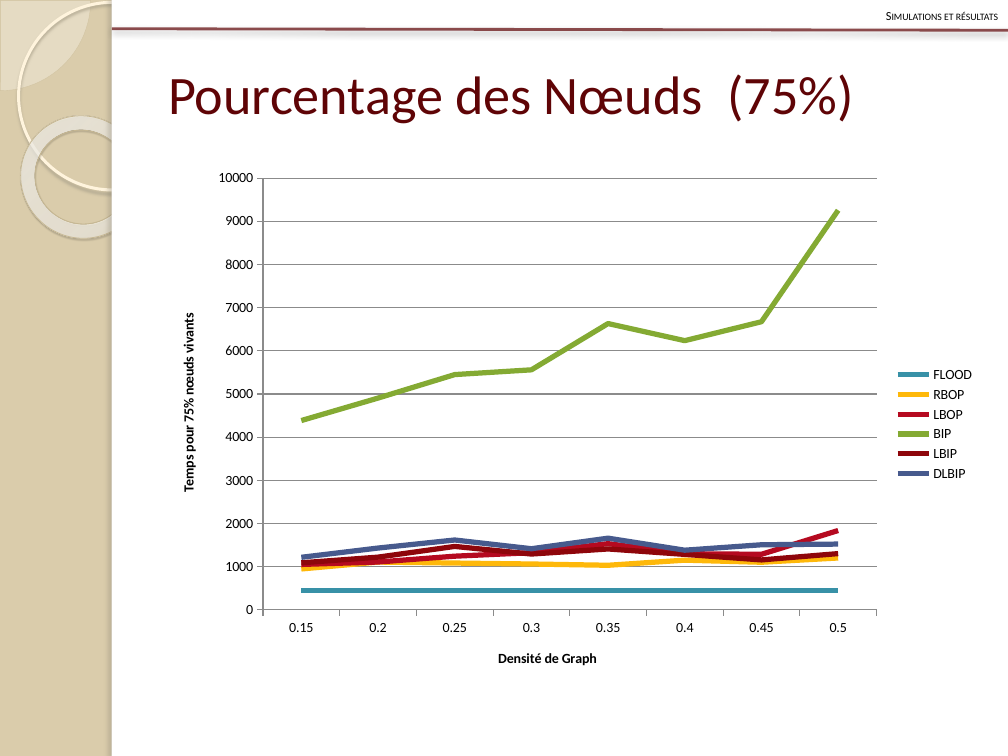
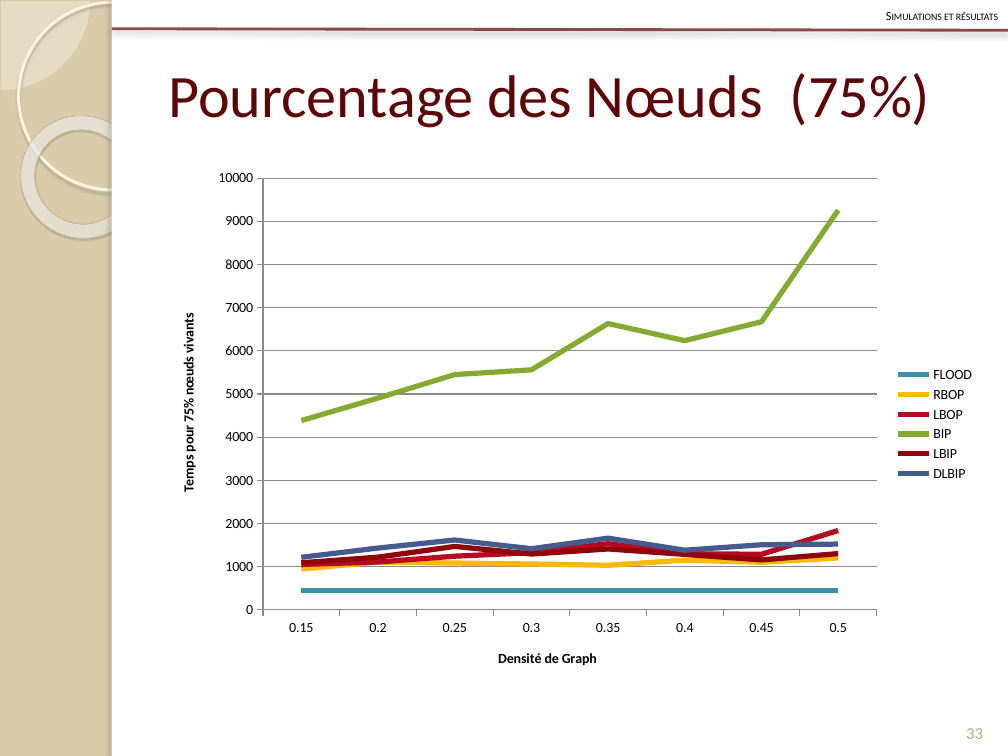
Before and after one commit to Patre/Energy-saving-in-sensors--networks, a slide deck: slide 33 of Redaction/Presentation/pres.pptx (slide 29 before the commit). Drawn at 1008x756 pixels with LibreOffice and Linux fonts; fonts in the diff are those of the drawing. Boxes give left, top, right and bottom in pixels: in the first picture for what was removed or moved away, otherwise in the second. Text is boxed around its words. In the diff, an @@ line names an element or a change of style, - is before the commit and + after.

```diff
--- a/Redaction/Presentation/pres.pptx
+++ b/Redaction/Presentation/pres.pptx
@@ title "Pourcentage des Nœuds (75%)" at (168,73,930,128): size 38.7 to 43 pt @@
@@ page number added at (966,728,983,739), 12 pt, text #B6A98A @@
+33
```
Also in this commit, not shown: 9 other slides changed, 9 slides added, 1 slide removed.
